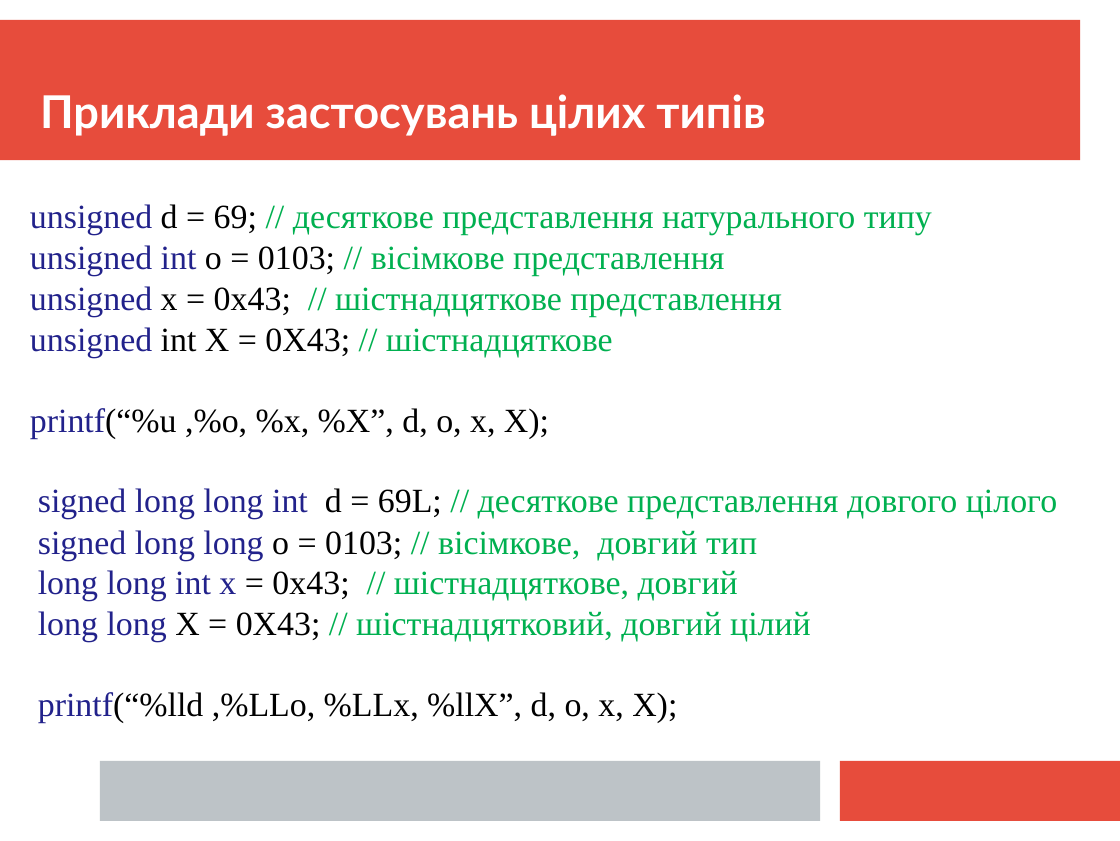
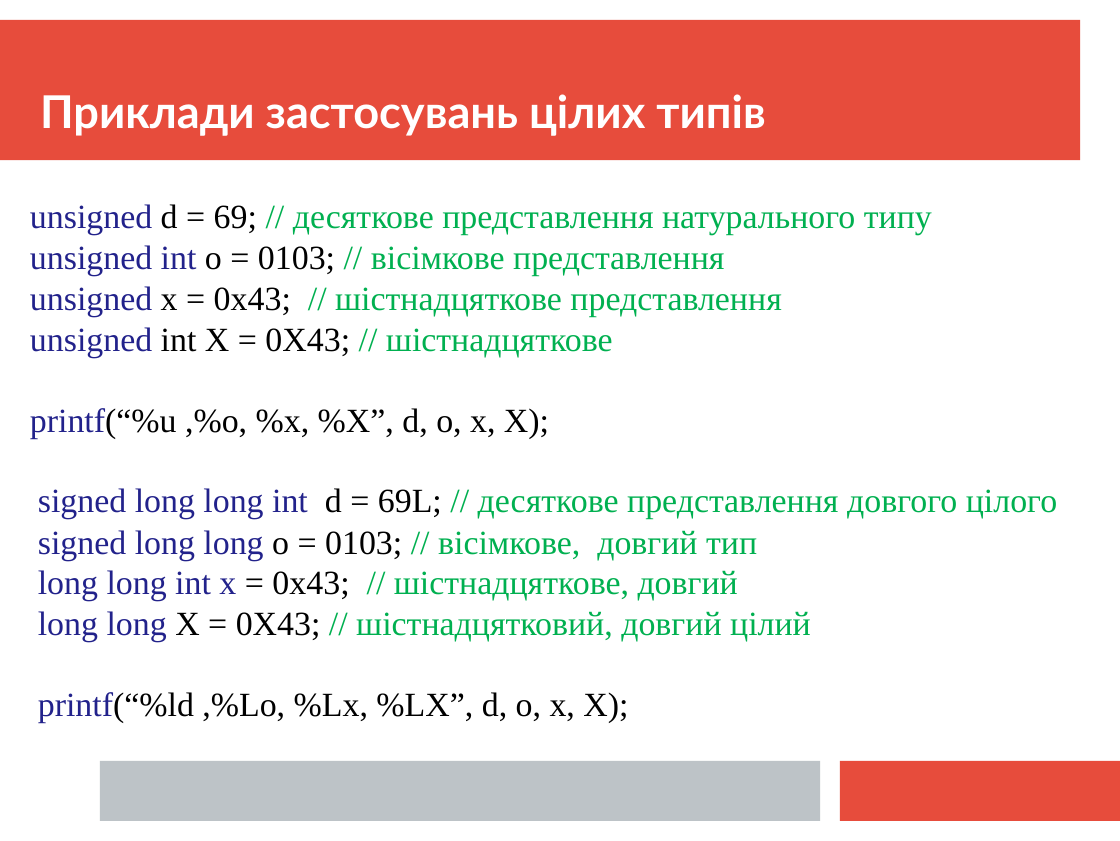
Before and after one commit to mecchmatProjects/CppCourse, a slide deck: slide 10 of Lect02/CppTutorUkr1.ppt. Drawn at 1120x841 pixels with LibreOffice and Linux fonts; fonts in the diff are those of the drawing. Boxes give left, top, right and bottom in pixels: in the first picture for what was removed or moved away, otherwise in the second. Text is boxed around its words. In the diff, an @@ line names an element or a change of style, - is before the commit and + after.

```diff
--- a/Lect02/CppTutorUkr1.ppt
+++ b/Lect02/CppTutorUkr1.ppt
@@ text at (38,692,628,724): text changed @@
-printf(“%lld ,%LLo, %LLx, %llX”, d, o, x, X);
+printf(“%ld ,%Lo, %Lx, %LX”, d, o, x, X);
```
Also in this commit, not shown: 16 other slides changed, 1 slide added, 13 other files.
